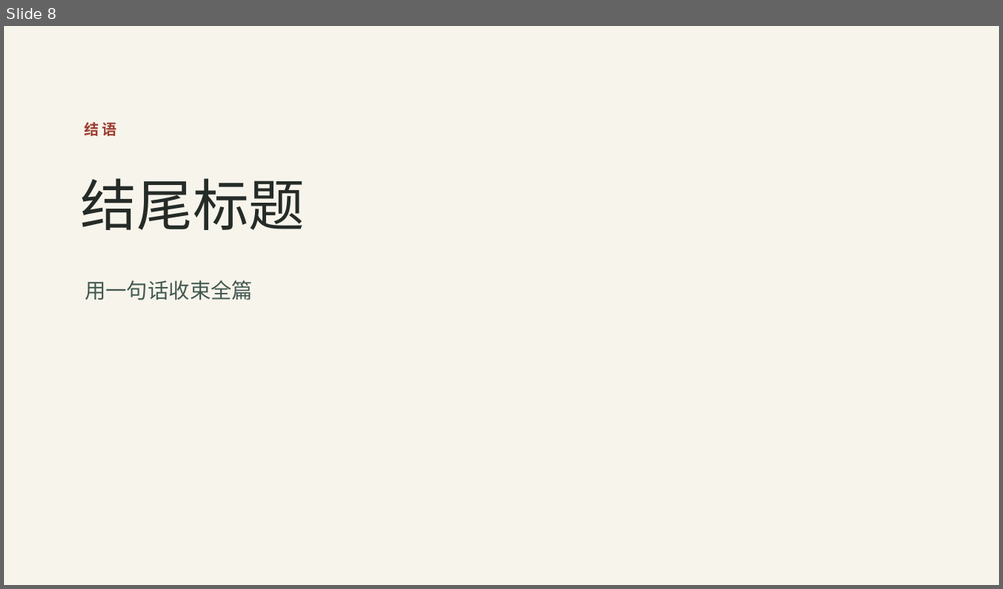
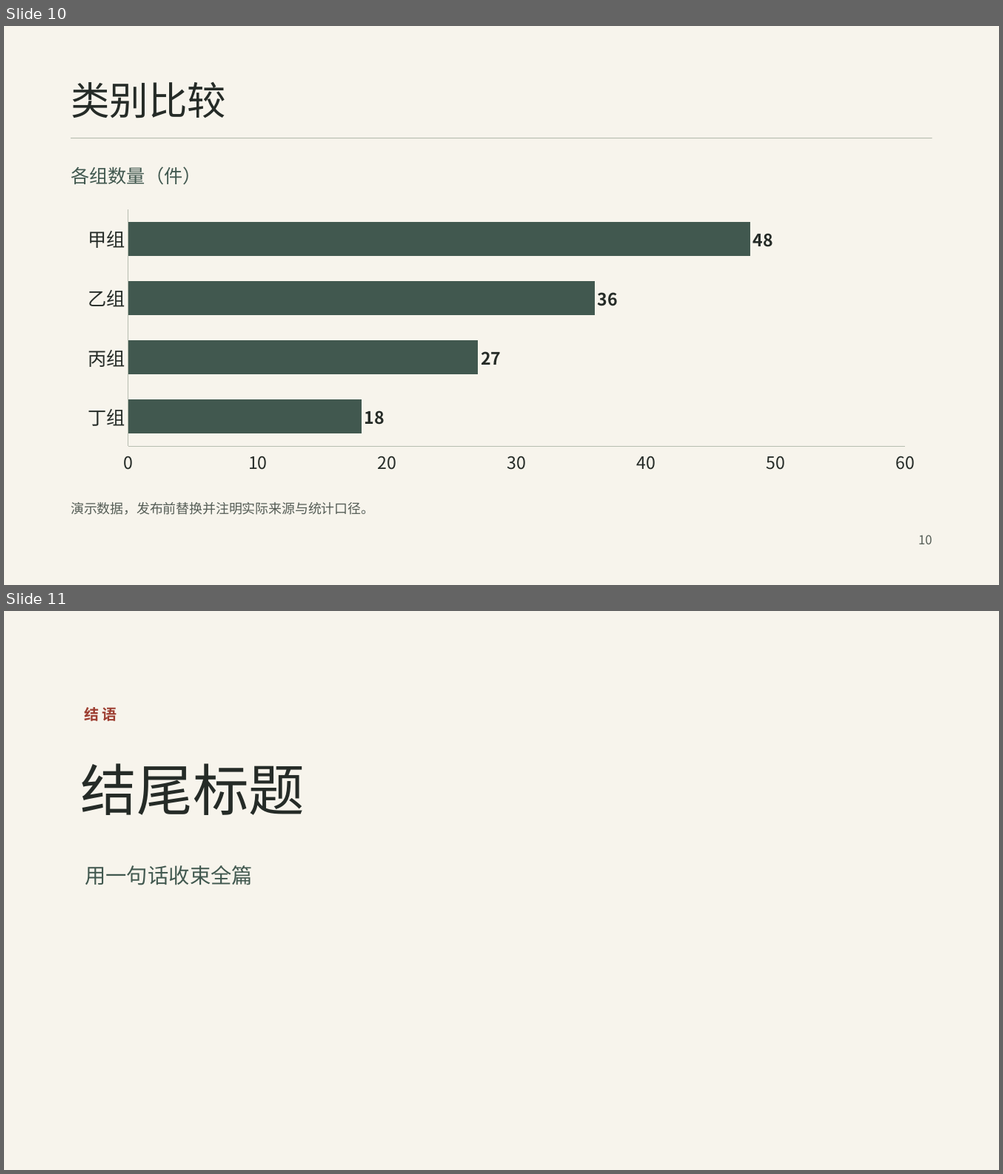
Before and after one commit to huz673633-alt/song-ink-slides, a slide deck: assets/song-ink-template.pptx. Shown one above the other, each under a label of ours: slide 8 before the commit, slides 10 and 11 after it. The pictures are 1003x589 and 1003x1174 pixels, drawn with LibreOffice and Linux fonts; fonts in the diff are those of the drawing; background and template pictures are left out. Boxes give left, top, right and bottom in pixels: in the first picture for what was removed or moved away, otherwise in the second. Text is boxed around its words. In the diff, an @@ line names an element or a change of style, - is before the commit and + after.

Commit message:
数据图表，流程图

```diff
--- a/assets/song-ink-template.pptx
+++ b/assets/song-ink-template.pptx
@@ slide 10 added at (4,26,999,585), background #F7F4EC @@
@@ text added at (71,82,226,118), 37.5 pt, text #252B27 @@
+类别比较
@@ rectangle added at (71,138,932,138), fill #B7BDB0 @@
@@ text added at (71,167,201,185), 18 pt, text #41584F @@
+各组数量（件）
@@ bar chart added at (71,204,932,480) @@
+categories: 丁组, 丙组, 乙组, 甲组
+Series 1: 18, 27, 36, 48
@@ text added at (71,503,374,515), 12.8 pt, text #555D56 @@
+演示数据，发布前替换并注明实际来源与统计口径。
@@ text added at (918,535,932,545), 12 pt, text #555D56 @@
+10
@@ what was slide 8 is now slide 11 @@
```
Also in this commit, not shown: 2 other slides added, 3 other files.
